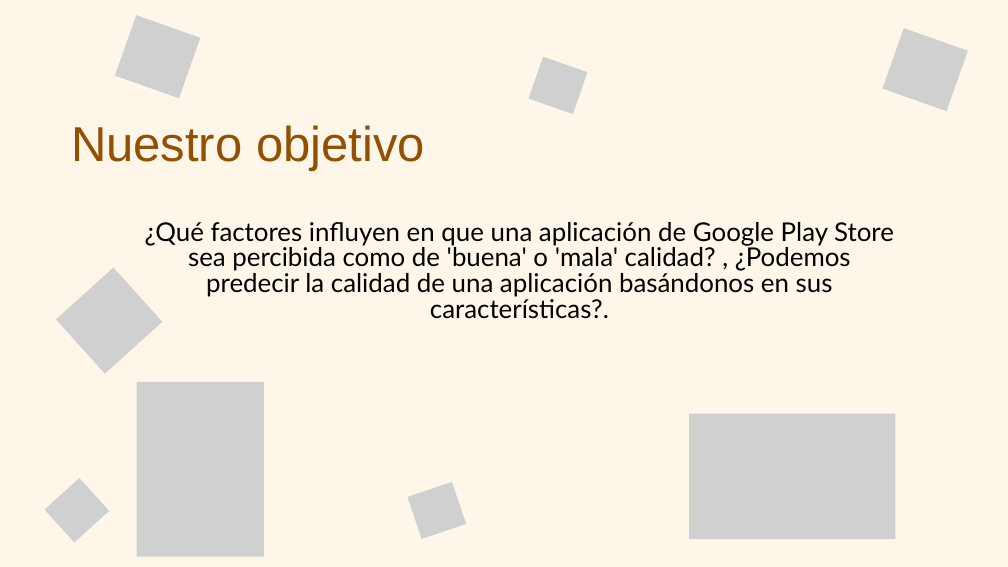
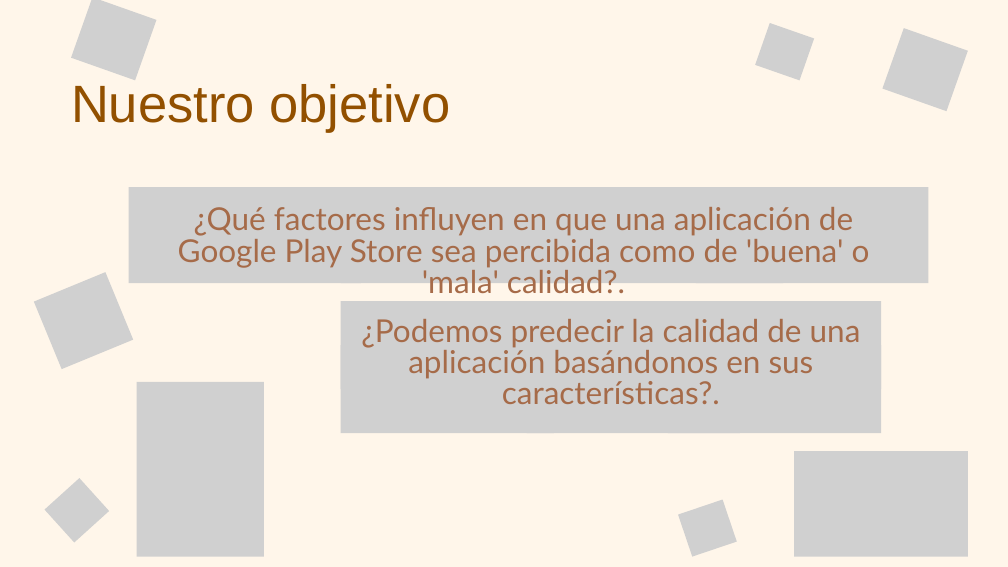
Before and after one commit to JavieraFuenzalidaI/Evaluacion3, a slide deck: slide 3 of PresentaciónEv3.pptx. Drawn at 1008x567 pixels with LibreOffice and Linux fonts; fonts in the diff are those of the drawing; grey boxes stand for pictures. Boxes give left, top, right and bottom in pixels: in the first picture for what was removed or moved away, otherwise in the second. Text is boxed around its words. In the diff, an @@ line names an element or a change of style, - is before the commit and + after.

```diff
--- a/PresentaciónEv3.pptx
+++ b/PresentaciónEv3.pptx
@@ picture: place and size @@
-picture at bbox=[115, 15, 200, 98]
+picture at bbox=[71, 0, 156, 80]
@@ picture: place and size @@
-picture at bbox=[528, 57, 587, 114]
+picture at bbox=[755, 23, 814, 81]
@@ text "Nuestro objetivo": place and size @@
-text "Nuestro objetivo" at bbox=[71, 125, 425, 171]
+text "Nuestro objetivo" at bbox=[71, 84, 450, 133]
@@ text "Nuestro objetivo" at bbox=[71, 84, 450, 133]: size 70 to 75 pt; line spacing 69.3pt to 74.2pt @@
@@ text at bbox=[178, 207, 870, 299]: text changed; size 37 to 45 pt; text colour #000000 to #A66B49 @@
-¿Qué factores influyen en que una aplicación de Google Play Store sea percibida como de 'buena' o 'mala' calidad? , ¿Podemos predecir la calidad de una aplicación basándonos en sus características?.
+¿Qué factores influyen en que una aplicación de Google Play Store sea percibida como de 'buena' o 'mala' calidad?.
@@ group added at bbox=[129, 187, 928, 283]: 4 pictures @@
@@ picture at bbox=[34, 272, 133, 369]: rotation 317 to 337 degrees; outline redrawn @@
@@ picture added at bbox=[341, 301, 554, 389] @@
@@ text added at bbox=[361, 319, 861, 404], 45 pt, text #A66B49 @@
+¿Podemos predecir la calidad de una aplicación basándonos en sus características?.
@@ picture added at bbox=[535, 301, 748, 389] @@
@@ picture added at bbox=[668, 301, 881, 389] @@
@@ picture added at bbox=[341, 345, 554, 433] @@
@@ picture added at bbox=[527, 345, 740, 433] @@
@@ picture added at bbox=[668, 345, 881, 433] @@
@@ picture: place and size @@
-picture at bbox=[689, 414, 895, 539]
+picture at bbox=[794, 451, 968, 556]
@@ picture: place and size @@
-picture at bbox=[407, 482, 466, 539]
+picture at bbox=[678, 500, 737, 557]
```
Also in this commit, not shown: 3 other slides changed, 6 slides added, 7 slides removed.
